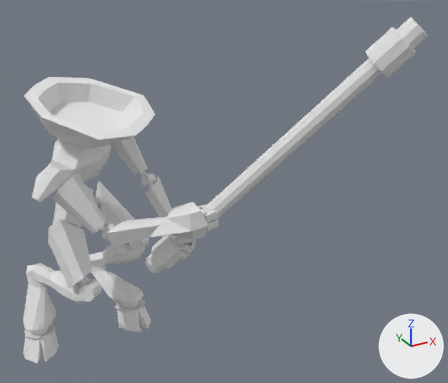
Before and after pictures for a commit that changed the FBX model Assets/Resources/Models/FBX/Entities/Manticore.fbx.
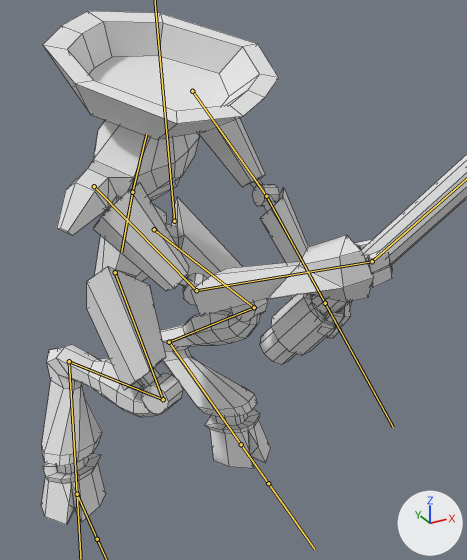
Old and new are each drawn whole from a 50 mm lens placed at (-2.47, -9.77, 7.33), pointed at (2.08, -1.49, 3.19) and again close up on the part from 0% to 58% of the width and 18% to 100% of the height. Arrows for +X, +Y and +Z are at lower right; the lights stay in place. Both versions are drawn at frame 1 of the action 'Armature|5.ManticoreBackParrySwing'; the numbers are the values there. The bones that bend it are drawn over the model as lines in the close-ups. The close-ups show mesh edges as thin lines.

Names of what the first close-up shows: 'Manticore'.
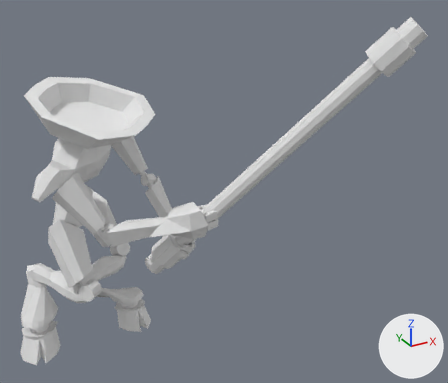
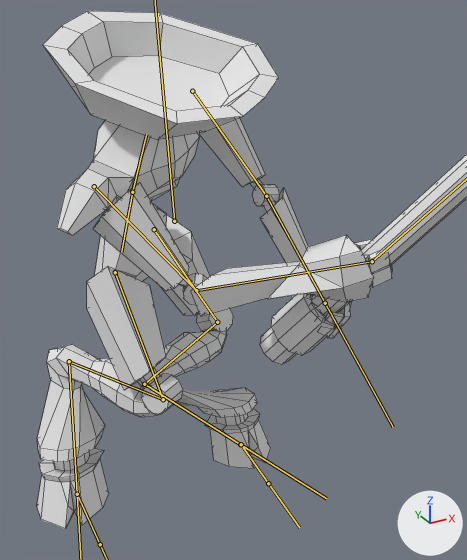
Changed parts and their boxes (x1, y1, x2, y2) in the close-ups (467 x 560 px):
'Manticore', posed
    before: (41, 11, 467, 525)
    after: (37, 11, 467, 529)
bone 'UpperLeg.L', root to tip
    before: (154, 229) to (254, 307)
    after: (154, 229) to (217, 322)
bone 'Calf.L', root to tip
    before: (254, 307) to (169, 342)
    after: (217, 322) to (144, 384)
bone 'Hoof.L', root to tip
    before: (169, 342) to (241, 444)
    after: (144, 384) to (240, 444)
bone 'Foot.R', root to tip
    before: (77, 494) to (97, 539)
    after: (77, 494) to (100, 544)

What the commit changed:
Bone 'UpperLeg.L' (bone_upperleg_l) turns from (8, -8, -19) to (-29, -59, 21) degrees about its own x, y and z.
Bone 'Calf.L' (bone_calf_l) turns from (6, 8, 8) to (-4, 1, 15) degrees about its own x, y and z.
Bone 'Hoof.L' (bone_hoof_l) turns from (14, 2, -10) to (26, 2, -7) degrees about its own x, y and z.
Bone 'Foot.R' (bone_foot_r) is rescaled from (1.0, 1.0, 1.0) to (1.12, 1.12, 1.12).
